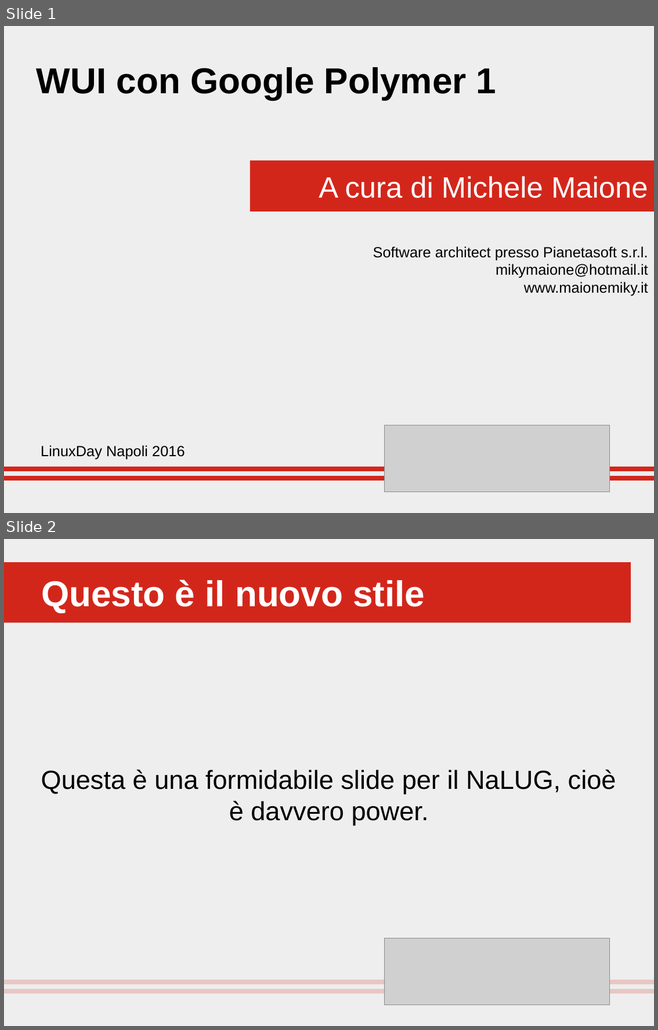
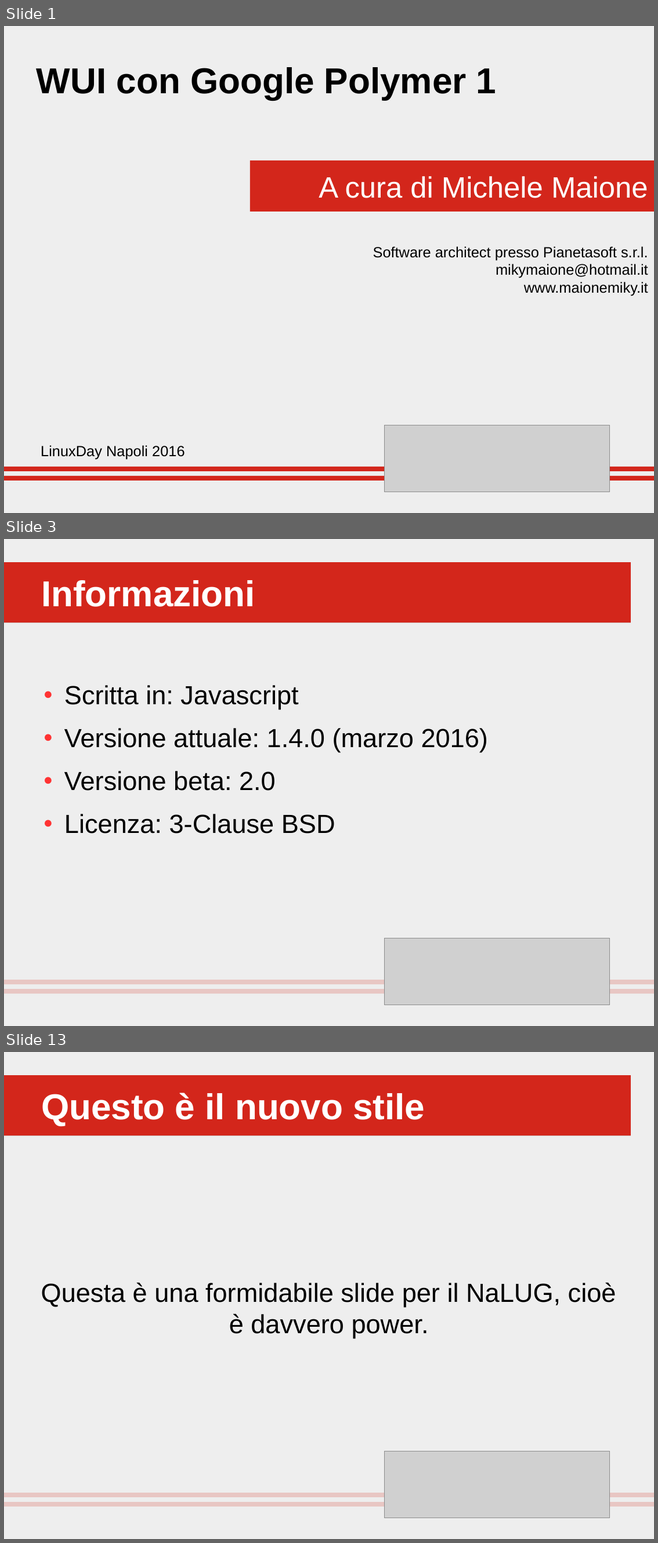
Before and after one commit to mikymaione/PolyPhoneBook, a slide deck: Docs/polymer.odp. Shown one above the other, each under a label of ours: slides 1 and 2 before the commit, slides 1, 3 and 13 after it; the slides between them are not shown. The pictures are 658x1030 and 658x1543 pixels, drawn with LibreOffice and Linux fonts; fonts in the diff are those of the drawing; grey boxes stand for pictures. Boxes give left, top, right and bottom in pixels: in the first picture for what was removed or moved away, otherwise in the second. Text is boxed around its words. In the diff, an @@ line names an element or a change of style, - is before the commit and + after.

```diff
--- a/Docs/polymer.odp
+++ b/Docs/polymer.odp
@@ slide 3 added at [4,539,654,1026], background #EEEEEE @@
@@ title added at [4,562,630,622], fill #D3261B, 44 pt, text #FFFFFF, bold @@
+Informazioni
@@ title added at [36,580,252,607], 44 pt, text #FFFFFF, bold @@
+Perché sono cosi forti:
@@ text added at [64,685,488,834], 32 pt, text #000000 @@
+● Scritta in: Javascript
+● Versione attuale: 1.4.0 (marzo 2016)
+● Versione beta: 2.0
+● Licenza: 3-Clause BSD
@@ group added at [4,938,654,1005]: 4 rectangles, 1 picture @@
@@ what was slide 2 is now slide 13 @@
```
Also in this commit, not shown: 10 other slides added, 33 other files.
